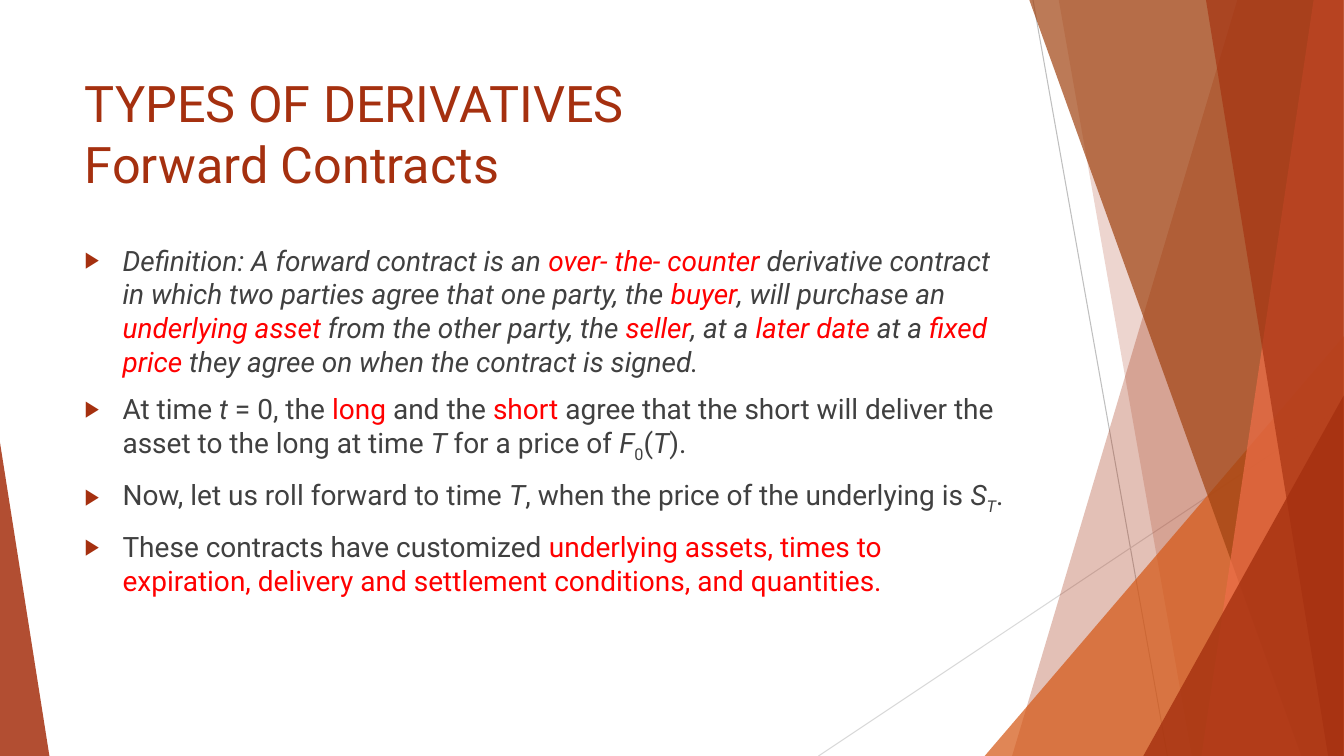
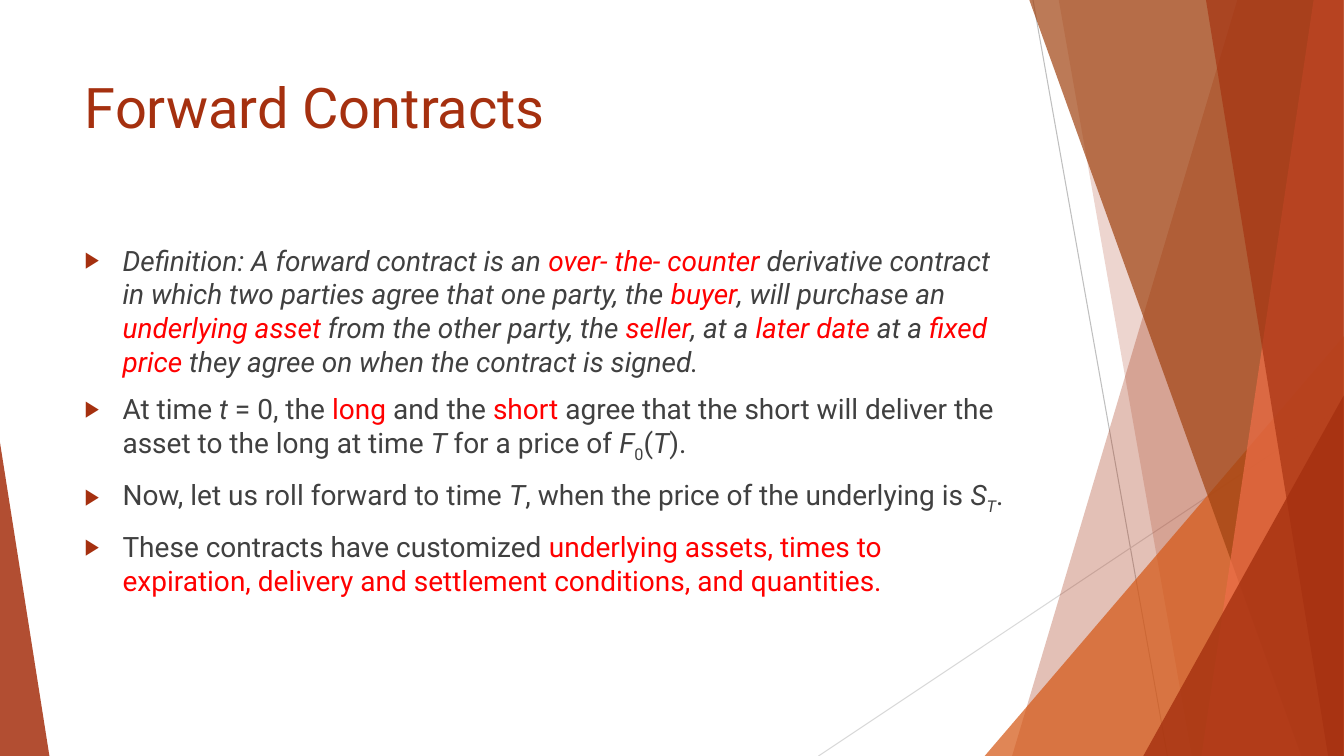
Before and after one commit to Isco0530/data, a slide deck: slide 6 of Reading 45.pptx (slide 5 before the commit). Drawn at 1344x756 pixels with LibreOffice and Linux fonts; fonts in the diff are those of the drawing. Boxes give left, top, right and bottom in pixels: in the first picture for what was removed or moved away, otherwise in the second. Text is boxed around its words. In the diff, an @@ line names an element or a change of style, - is before the commit and + after.

```diff
--- a/Reading 45.pptx
+++ b/Reading 45.pptx
@@ title at box(85, 86, 545, 129): text changed; size 36 to 40 pt @@
-TYPES OF DERIVATIVES
-Forward Contracts
+Forward Contracts
```
Also in this commit, not shown: 5 other slides changed, 1 slide added.
